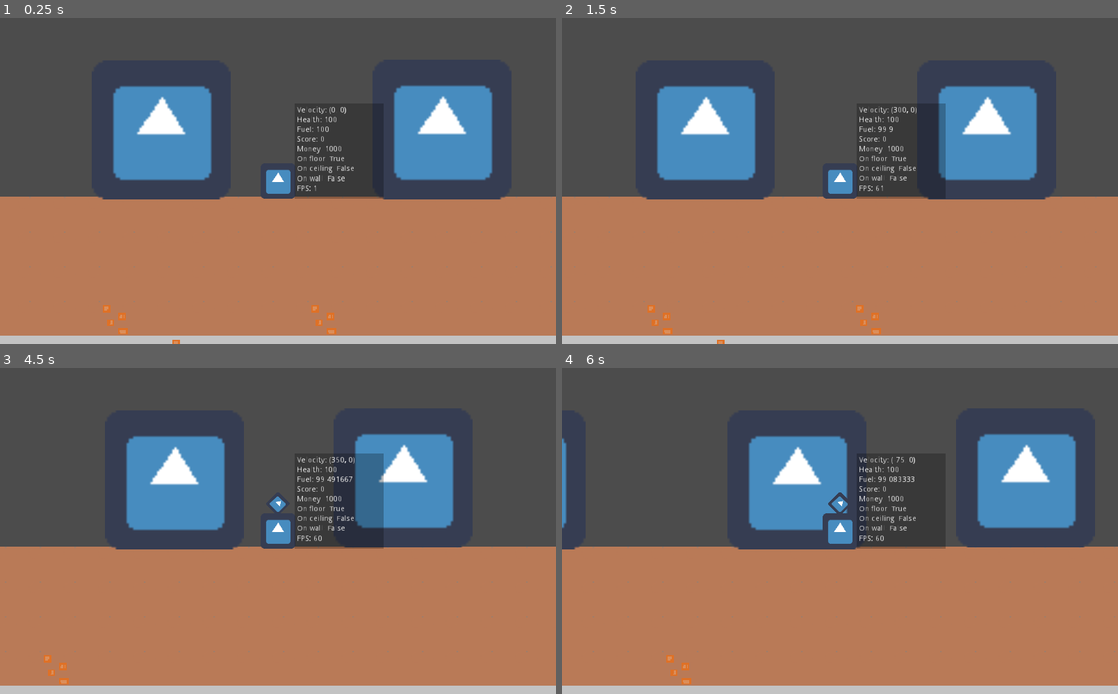
Above: before the commit, frames 1-4 (two rows, left to right).
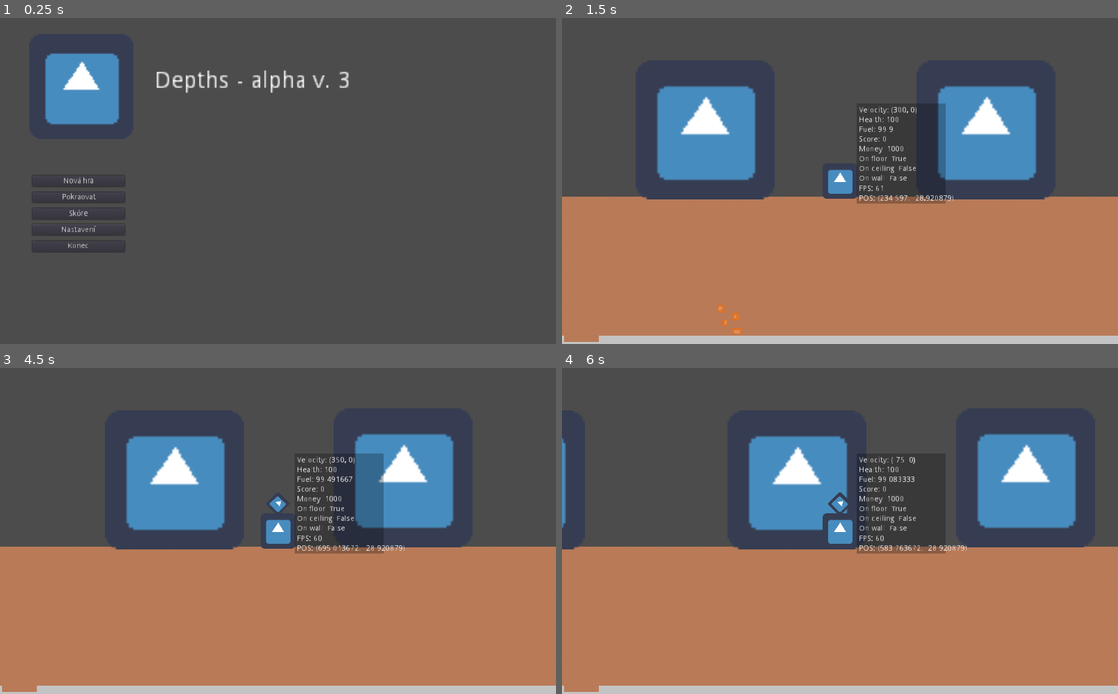
Above: after the commit, the same moments.

Repository: drabekm/Depths
Game: Godot game, scene res://Menus/MainMenu/MainMenu.tscn
Two runs of this game, one before a commit and one after it. Both use one fixed random seed, a clock stepped at 60 frames per second and the inputs below. Before the commit the project starts from res://Maps/ChunkTestWorld.tscn. The engine's default icon, where the game draws it, is replaced by a stand-in: a white triangle on a blue panel in a dark square.
Inputs (mouse positions are in pixels of both pictures, inside the frame that each line leads up to):
- Up to frame 1 (0.25 s): no input
- Up to frame 2 (1.5 s): click (639, 181) at 0.5 s, where only the run after the commit has a clickable "Nová hra"; tap Enter at 1.25 s; hold Right (ui_right) from 1.28 s (still down); hold E (function) from 1.28 s (still down)
- Up to frame 3 (4.5 s): tap Up (ui_up) at 1.52, 2.27 s; release E (function) at 2.03 s; tap E (function) at 2.1 s; release Right (ui_right) at 2.75 s; click "Sell 1" at 2.75 s; click "Sell All" at 3.5 s; tap Space at 4.25 s; hold Left (ui_left) from 4.28 s (still down); hold E (function) from 4.28 s (still down)
- Up to frame 4 (6 s): release Left (ui_left) at 5.03 s; release E (function) at 5.03 s; hold Right (ui_right) from 5.03 s (still down); tap E (function) at 5.1 s; tap Up (ui_up) at 5.27 s; tap Enter at 5.75 s; hold E (function) from 5.78 s (still down)

The runs differ from the first frame. In frame 1, 60% of the frame differs, in the area x 0-100%, y 10-100%; in frame 2, 1.1%; in frame 3, 0.6%; in frame 4, 0.7%.

Commit message:
Add TopScoreMenu, better shadows and gameOverMenu

Diff:
--- a/Entities/ChunkHandler/ChunkHandler.gd
+++ b/Entities/ChunkHandler/ChunkHandler.gd
@@ -12,6 +12,7 @@
 var deleted_blocks = {}
 
 func _ready():
+	GlobalMapData.reset()
 	chunk_containers_node = get_node("ChunkContainers")
 
 	check_chunks()
--- a/Entities/Player/Player.gd
+++ b/Entities/Player/Player.gd
@@ -22,22 +22,28 @@
 var bottomDrill
 
 var inventory
+var corner_shadow
 
 func _ready():
 	forwardDrill = get_node("ForwardDrill")
 	bottomDrill = get_node("BottomDrill")
 	inventory = get_node("../Menus/Inventory")
-
+	corner_shadow = get_node("CornerShadow")
+	PlayerData.reset()
 	set_process(true)
 	set_physics_process(true)
 
 func _process(delta):
 	update_debug_labels()
+	_update_shadow_opacity()
 
 func _physics_process(delta):
 	input()
 	_movement()
 	_subtract_fuel(delta)
+
+func _update_shadow_opacity():
+	corner_shadow.energy = min(1, position.y / 720)
 
 # Drill is represented by a raycast2D node
 # This method is used only when the player is pushing against either a wall or
@@ -94,7 +100,8 @@
 
 func _subtract_fuel(delta: float)-> void:
 	if is_moving:
-		PlayerData.fuel -= PlayerData.fuel_consumption * delta
+		PlayerData.remove_fuel(PlayerData.fuel_consumption * delta)
+#		PlayerData.fuel -= PlayerData.fuel_consumption * delta
 
 
 func _movement() -> void:
@@ -115,7 +122,8 @@
 
 func _remove_health_from_speed_collision(vertical_velocity):
 	if vertical_velocity > 300:
-			PlayerData.health -= sqrt(vertical_velocity)
+			PlayerData.remove_health(pow(vertical_velocity * 0.01, 2))
+#			PlayerData.health -= pow(vertical_velocity * 0.01, 2)
 
 func update_debug_labels() -> void:
 	get_node("DEBUG/labels/health").text = "Health: " + str(PlayerData.health)
@@ -127,3 +135,4 @@
 	get_node("DEBUG/labels/on_ceiling").text = "On ceiling: " + str(is_on_ceiling())
 	get_node("DEBUG/labels/on_wall").text = "On wall: " + str(is_on_wall())
 	get_node("DEBUG/labels/fps").text = "FPS: " + str(Engine.get_frames_per_second())
+	get_node("DEBUG/labels/position").text = "POS: " + str(self.position)
--- a/Entities/Player/Player.tscn
+++ b/Entities/Player/Player.tscn
@@ -1,8 +1,9 @@
-[gd_scene load_steps=5 format=2]
+[gd_scene load_steps=6 format=2]
 
 [ext_resource path="res://icon.png" type="Texture" id=1]
 [ext_resource path="res://Entities/Player/Player.gd" type="Script" id=2]
-[ext_resource path="res://Entities/Player/Lights/ambient.png" type="Texture" id=3]
+[ext_resource path="res://Entities/Block/Block.tscn" type="PackedScene" id=3]
+[ext_resource path="res://Entities/Player/Lights/betterShadow.png" type="Texture" id=4]
 
 [sub_resource type="RectangleShape2D" id=1]
 extents = Vector2( 27.8108, 28.8449 )
@@ -30,7 +31,7 @@
 margin_left = 31.0
 margin_top = -131.0
 margin_right = 194.0
-margin_bottom = 44.0
+margin_bottom = 54.0
 color = Color( 0, 0, 0, 0.254902 )
 __meta__ = {
 "_edit_use_anchors_": false
@@ -125,6 +126,15 @@
 "_edit_use_anchors_": false
 }
 
+[node name="position" type="Label" parent="DEBUG/labels"]
+margin_top = 162.0
+margin_right = 58.0
+margin_bottom = 176.0
+text = "POS:"
+__meta__ = {
+"_edit_use_anchors_": false
+}
+
 [node name="Camera" type="Camera2D" parent="."]
 current = true
 
@@ -136,12 +146,14 @@
 enabled = true
 cast_to = Vector2( 33, 0 )
 
-[node name="AmbientLight" type="Light2D" parent="."]
-visible = false
+[node name="CornerShadow" type="Light2D" parent="."]
 light_mask = 0
-position = Vector2( -8.409, -6.35676 )
-scale = Vector2( 1.18728, 0.627069 )
-texture = ExtResource( 3 )
-texture_scale = 4.0
-mode = 3
+position = Vector2( -1.48837, -0.129835 )
+scale = Vector2( 0.514876, 0.305492 )
+texture = ExtResource( 4 )
+texture_scale = 7.0
+mode = 2
 range_item_cull_mask = 2
+
+[node name="Block" parent="." instance=ExtResource( 3 )]
+position = Vector2( -508.594, 231.807 )
--- a/Entities/Player/PlayerData.gd
+++ b/Entities/Player/PlayerData.gd
@@ -23,18 +23,51 @@
 var score: int = 0
 var money: int = 1000
 
+signal player_dead
+
+func reset():
+	 is_alive = true
+	 is_imortal = false
+
+	 health = 100
+	 max_health = 100
+
+	 fuel = 100
+	 max_fuel = 100
+	 fuel_consumption = 0.5
+
+	 capacity = 0
+	 max_capacity = 20
+
+	 max_speed = 650 # 350
+	 acceleration = 25 # 15
+	 thurster_power = 20
+
+	 score = 0
+	 money = 1000
+
 var inventory = {
 	BlockEnums.MineralTypes.COPPER : 0,
 	BlockEnums.MineralTypes.IRON : 0,
 	BlockEnums.MineralTypes.DIAMOND : 0
 }
 
+func _process(delta):
+	if not is_alive():
+		emit_signal("player_dead")
+
+func remove_fuel(value):
+	fuel -= value
+
+func remove_health(value):
+	health -= value
+
 func add_mineral(type) -> void:
 	if type in inventory and capacity < max_capacity:
 		inventory[type] += 1
 		capacity += 1
 
-func check_if_alive() -> bool:
+func is_alive() -> bool:
 	if not is_imortal:
 		is_alive = health > 0 and fuel > 0
 
--- a/Maps/ChunkTestWorld.tscn
+++ b/Maps/ChunkTestWorld.tscn
@@ -7,6 +7,7 @@
 [ext_resource path="res://Entities/Shops/OreShop/OreShop.tscn" type="PackedScene" id=5]
 [ext_resource path="res://Entities/Shops/FuelShopNew/FuelShopNew.tscn" type="PackedScene" id=6]
 [ext_resource path="res://Entities/Shops/UpgradeShop/UpgradeShop.tscn" type="PackedScene" id=7]
+[ext_resource path="res://Menus/GameOverMenu/GameOverMenu.tscn" type="PackedScene" id=8]
 
 [node name="Node2D" type="Node2D"]
 position = Vector2( 1, 0 )
@@ -27,7 +28,7 @@
 position = Vector2( 924.997, -126.479 )
 
 [node name="Player" parent="." instance=ExtResource( 2 )]
-position = Vector2( 201.7, -41.7399 )
+position = Vector2( 202.097, -12.4722 )
 z_index = 1
 
 [node name="Menus" type="CanvasLayer" parent="."]
@@ -36,4 +37,7 @@
 
 [node name="PauseMenu" parent="Menus" instance=ExtResource( 4 )]
 
+[node name="GameOverMenu" parent="Menus" instance=ExtResource( 8 )]
+visible = false
+
 [node name="HUD" type="CanvasLayer" parent="."]
--- /dev/null
+++ b/Menus/GameOverMenu/GameOverMenu.gd
@@ -0,0 +1,27 @@
+extends Control
+
+func _ready():
+	PlayerData.connect("player_dead", self, "_on_player_dead")
+	get_node("Panel/CenterContainer/VBoxContainer/Score/Value").text = str(PlayerData.score)
+
+
+func _on_player_dead():
+	_show()
+
+func _show():
+	get_tree().paused = true
+	self.visible = true
+
+func _hide():
+	get_tree().paused = false
+	self.visible = false
+
+
+func _on_btnSave_pressed():
+	get_tree().paused = false
+	get_tree().change_scene_to(load("res://Menus/TopScoreMenu/TopScore.tscn"))
+
+
+func _on_btnNoSave_pressed():
+	get_tree().paused = false
+	get_tree().change_scene_to(load("res://Menus/MainMenu/MainMenu.tscn"))
--- /dev/null
+++ b/Menus/GameOverMenu/GameOverMenu.tscn
@@ -0,0 +1,136 @@
+[gd_scene load_steps=4 format=2]
+
+[ext_resource path="res://Menus/GameOverMenu/testTexture.png" type="Texture" id=1]
+[ext_resource path="res://Menus/GameOverMenu/GameOverMenu.gd" type="Script" id=2]
+
+[sub_resource type="StyleBoxTexture" id=1]
+texture = ExtResource( 1 )
+region_rect = Rect2( 0, 0, 32, 32 )
+
+[node name="GameOverMenu" type="Control"]
+pause_mode = 2
+anchor_right = 1.0
+anchor_bottom = 1.0
+script = ExtResource( 2 )
+__meta__ = {
+"_edit_use_anchors_": false
+}
+
+[node name="Panel" type="Panel" parent="."]
+anchor_left = 0.5
+anchor_top = 0.5
+anchor_right = 0.5
+anchor_bottom = 0.5
+margin_left = -131.5
+margin_top = -189.5
+margin_right = 131.5
+margin_bottom = 189.5
+custom_styles/panel = SubResource( 1 )
+
+[node name="CenterContainer" type="CenterContainer" parent="Panel"]
+anchor_left = 0.5
+anchor_top = 0.5
+anchor_right = 0.5
+anchor_bottom = 0.5
+margin_left = -79.5
+margin_top = -123.0
+margin_right = 79.5
+margin_bottom = 123.0
+__meta__ = {
+"_edit_use_anchors_": false
+}
+
+[node name="VBoxContainer" type="VBoxContainer" parent="Panel/CenterContainer"]
+margin_right = 159.0
+margin_bottom = 246.0
+custom_constants/separation = 30
+
+[node name="Title" type="Label" parent="Panel/CenterContainer/VBoxContainer"]
+margin_right = 159.0
+margin_bottom = 14.0
+text = "Game over"
+align = 1
+
+[node name="Score" type="HBoxContainer" parent="Panel/CenterContainer/VBoxContainer"]
+margin_top = 44.0
+margin_right = 159.0
+margin_bottom = 58.0
+alignment = 1
+
+[node name="Title" type="Label" parent="Panel/CenterContainer/VBoxContainer/Score"]
+margin_right = 77.0
+margin_bottom = 14.0
+size_flags_horizontal = 3
+text = "Score: "
+
+[node name="Value" type="Label" parent="Panel/CenterContainer/VBoxContainer/Score"]
+margin_left = 81.0
+margin_right = 159.0
+margin_bottom = 14.0
+size_flags_horizontal = 3
+text = "123456"
+align = 2
+
+[node name="Time" type="HBoxContainer" parent="Panel/CenterContainer/VBoxContainer"]
+margin_top = 88.0
+margin_right = 159.0
+margin_bottom = 102.0
+alignment = 1
+
+[node name="Title" type="Label" parent="Panel/CenterContainer/VBoxContainer/Time"]
+margin_right = 77.0
+margin_bottom = 14.0
+size_flags_horizontal = 3
+text = "Time:"
+
+[node name="Value" type="Label" parent="Panel/CenterContainer/VBoxContainer/Time"]
+margin_left = 81.0
+margin_right = 159.0
+margin_bottom = 14.0
+size_flags_horizontal = 3
+text = "2h 45m 20s"
+align = 2
+
+[node name="MaxDepth" type="HBoxContainer" parent="Panel/CenterContainer/VBoxContainer"]
+margin_top = 132.0
+margin_right = 159.0
+margin_bottom = 146.0
+alignment = 1
+
+[node name="Title" type="Label" parent="Panel/CenterContainer/VBoxContainer/MaxDepth"]
+margin_right = 77.0
+margin_bottom = 14.0
+size_flags_horizontal = 3
+text = "Max depth:"
+
+[node name="Value" type="Label" parent="Panel/CenterContainer/VBoxContainer/MaxDepth"]
+margin_left = 81.0
+margin_right = 159.0
+margin_bottom = 14.0
+size_flags_horizontal = 3
+text = "1050 m"
+align = 2
+
+[node name="btnSave" type="Button" parent="Panel/CenterContainer/VBoxContainer"]
+margin_top = 176.0
+margin_right = 159.0
+margin_bottom = 196.0
+text = "Ulozit skóre"
+
+[node name="btnNoSave" type="Button" parent="Panel/CenterContainer/VBoxContainer"]
+margin_top = 226.0
+margin_right = 159.0
+margin_bottom = 246.0
+text = "Pokracovat bez uložzení"
+
+[node name="ColorRect" type="ColorRect" parent="Panel/CenterContainer"]
+margin_left = 79.0
+margin_top = 123.0
+margin_right = 79.0
+margin_bottom = 123.0
+color = Color( 0.470588, 0.231373, 0.231373, 1 )
+__meta__ = {
+"_edit_use_anchors_": false
+}
+[connection signal="pressed" from="Panel/CenterContainer/VBoxContainer/btnSave" to="." method="_on_btnSave_pressed"]
+[connection signal="pressed" from="Panel/CenterContainer/VBoxContainer/btnNoSave" to="." method="_on_btnNoSave_pressed"]
--- a/Menus/Inventory/Inventory.tscn
+++ b/Menus/Inventory/Inventory.tscn
@@ -53,9 +53,8 @@
 margin_bottom = 40.0
 
 [node name="MaxCapacity" type="Label" parent="CenterContainer/Rows/Center2"]
-margin_left = 5.0
 margin_top = 13.0
-margin_right = 91.0
+margin_right = 86.0
 margin_bottom = 27.0
 text = "Max capacity:"
 
@@ -64,9 +63,8 @@
 margin_bottom = 40.0
 
 [node name="CurCapacity" type="Label" parent="CenterContainer/Rows/Center3"]
-margin_left = -29.0
 margin_top = 13.0
-margin_right = 68.0
+margin_right = 97.0
 margin_bottom = 27.0
 text = "Currently used:"
 
--- a/Menus/MainMenu/MainMenu.gd
+++ b/Menus/MainMenu/MainMenu.gd
@@ -20,7 +20,7 @@
 
 
 func _on_Scores_pressed():
-	pass # Replace with function body.
+	get_tree().change_scene_to(load("res://Menus/TopScoreMenu/TopScore.tscn"))
 
 
 func _on_Settings_pressed():
--- /dev/null
+++ b/Menus/TopScoreMenu/TopScore.gd
@@ -0,0 +1,74 @@
+extends Control
+
+var score_line = preload("res://Menus/TopScoreMenu/TopScoreLine.tscn")
+var score_line_container
+
+var page: int = 0
+# Called when the node enters the scene tree for the first time.
+func _ready():
+	$HTTPRequest.connect("request_completed", self, "_on_score_request_completed")
+
+	score_line_container = get_node("MarginContainer/VBoxContainer/ScoreContainer")
+	_make_score_request()
+
+func _make_score_request():
+	$HTTPRequest.request("http://www.drabas.cz/depths/loadScore.php?page=" + str(page))
+
+func _on_score_request_completed(http_result, response_code, headers, body):
+	var old_score_lines = score_line_container.get_children()
+	for old_score_line in old_score_lines:
+		old_score_line.queue_free()
+
+	body = body.get_string_from_utf8()
+	if body != "No record":
+		var results = JSON.parse(body).result
+		for result_item in results:
+			var score = result_item["ScoreValue"]
+			var name = result_item["ScorePlayerName"]
+			var score_line_instance = score_line.instance()
+			score_line_instance.set_data(name, score, 0, 123)
+			score_line_container.add_child(score_line_instance)
+
+	_enable_buttons()
+
+func _update_title():
+	get_node("MarginContainer/VBoxContainer/Title").text = "Top Score - page: " + str(page + 1)
+
+
+func _disable_buttons():
+	var buttons = get_node("MarginContainer/VBoxContainer/Buttons").get_children()
+	for button in buttons:
+		button.disabled = true
+
+func _enable_buttons():
+	var buttons = get_node("MarginContainer/VBoxContainer/Buttons").get_children()
+	for button in buttons:
+		button.disabled = false
+
+
+func _on_btnFirst_pressed():
+	_disable_buttons()
+	page = 0
+	_update_title()
+	_make_score_request()
+
+func _on_btnPrev_pressed():
+	if page > 0:
+		_disable_buttons()
+		page -= 1
+		_make_score_request()
+		_update_title()
+
+func _on_btnNext_pressed():
+	# todo: get max page count
+	_disable_buttons()
+	page += 1
+	_make_score_request()
+	_update_title()
+
+func _on_btnLast_pressed():
+	_disable_buttons()
+	_make_score_request()
+
+func _on_btnExit_pressed():
+	get_tree().change_scene_to(load("res://Menus/MainMenu/MainMenu.tscn"))
--- /dev/null
+++ b/Menus/TopScoreMenu/TopScore.tscn
@@ -0,0 +1,96 @@
+[gd_scene load_steps=2 format=2]
+
+[ext_resource path="res://Menus/TopScoreMenu/TopScore.gd" type="Script" id=1]
+
+[node name="TopScore" type="Control"]
+anchor_right = 1.0
+anchor_bottom = 1.0
+script = ExtResource( 1 )
+__meta__ = {
+"_edit_use_anchors_": false
+}
+
+[node name="MarginContainer" type="MarginContainer" parent="."]
+anchor_right = 1.0
+anchor_bottom = 1.0
+custom_constants/margin_right = 20
+custom_constants/margin_top = 20
+custom_constants/margin_left = 20
+custom_constants/margin_bottom = 20
+__meta__ = {
+"_edit_use_anchors_": false
+}
+
+[node name="VBoxContainer" type="VBoxContainer" parent="MarginContainer"]
+margin_left = 20.0
+margin_top = 20.0
+margin_right = 1004.0
+margin_bottom = 580.0
+custom_constants/separation = 30
+__meta__ = {
+"_edit_use_anchors_": false
+}
+
+[node name="Title" type="Label" parent="MarginContainer/VBoxContainer"]
+margin_right = 984.0
+margin_bottom = 14.0
+text = "Top score - page 1"
+align = 1
+
+[node name="ScoreContainer" type="VBoxContainer" parent="MarginContainer/VBoxContainer"]
+margin_top = 44.0
+margin_right = 984.0
+margin_bottom = 44.0
+
+[node name="Buttons" type="HBoxContainer" parent="MarginContainer/VBoxContainer"]
+margin_top = 450.0
+margin_right = 984.0
+margin_bottom = 480.0
+size_flags_vertical = 10
+custom_constants/separation = 50
+
+[node name="btnFirst" type="Button" parent="MarginContainer/VBoxContainer/Buttons"]
+margin_right = 208.0
+margin_bottom = 30.0
+rect_min_size = Vector2( 0, 30 )
+size_flags_horizontal = 3
+text = "First"
+
+[node name="btnPrev" type="Button" parent="MarginContainer/VBoxContainer/Buttons"]
+margin_left = 258.0
+margin_right = 466.0
+margin_bottom = 30.0
+rect_min_size = Vector2( 0, 30 )
+size_flags_horizontal = 3
+text = "Previous"
+
+[node name="btnNext" type="Button" parent="MarginContainer/VBoxContainer/Buttons"]
+margin_left = 516.0
+margin_right = 724.0
+margin_bottom = 30.0
+rect_min_size = Vector2( 0, 30 )
+size_flags_horizontal = 3
+text = "Next"
+
+[node name="btnLast" type="Button" parent="MarginContainer/VBoxContainer/Buttons"]
+margin_left = 774.0
+margin_right = 984.0
+margin_bottom = 30.0
+rect_min_size = Vector2( 0, 30 )
+size_flags_horizontal = 3
+text = "last"
+
+[node name="btnExit" type="Button" parent="MarginContainer/VBoxContainer"]
+margin_top = 510.0
+margin_right = 984.0
+margin_bottom = 560.0
+rect_min_size = Vector2( 0, 50 )
+size_flags_vertical = 0
+text = "Exit"
+
+[node name="HTTPRequest" type="HTTPRequest" parent="."]
+[connection signal="pressed" from="MarginContainer/VBoxContainer/Buttons/btnFirst" to="." method="_on_btnFirst_pressed"]
+[connection signal="pressed" from="MarginContainer/VBoxContainer/Buttons/btnPrev" to="." method="_on_btnPrev_pressed"]
+[connection signal="pressed" from="MarginContainer/VBoxContainer/Buttons/btnNext" to="." method="_on_btnNext_pressed"]
+[connection signal="pressed" from="MarginContainer/VBoxContainer/Buttons/btnLast" to="." method="_on_btnLast_pressed"]
+[connection signal="pressed" from="MarginContainer/VBoxContainer/btnExit" to="." method="_on_btnExit_pressed"]
--- /dev/null
+++ b/Menus/TopScoreMenu/TopScoreLine.gd
@@ -0,0 +1,17 @@
+extends HBoxContainer
+
+
+# Declare member variables here. Examples:
+# var a = 2
+# var b = "text"
+
+
+# Called when the node enters the scene tree for the first time.
+func _ready():
+	pass # Replace with function body.
+
+func set_data(player_name, player_score, player_depth, player_time):
+	get_node("Name").text = str(player_name)
+	get_node("Score").text = str(player_score)
+	get_node("MaxDepth").text = str(player_depth)
+	get_node("Time").text = str(player_time)
--- /dev/null
+++ b/Menus/TopScoreMenu/TopScoreLine.tscn
@@ -0,0 +1,47 @@
+[gd_scene load_steps=2 format=2]
+
+[ext_resource path="res://Menus/TopScoreMenu/TopScoreLine.gd" type="Script" id=1]
+
+[node name="TopScoreInfo" type="HBoxContainer"]
+anchor_right = 1.0
+anchor_bottom = 1.0
+custom_constants/separation = 20
+script = ExtResource( 1 )
+__meta__ = {
+"_edit_use_anchors_": false
+}
+
+[node name="Name" type="Label" parent="."]
+margin_top = 293.0
+margin_right = 241.0
+margin_bottom = 307.0
+size_flags_horizontal = 3
+text = "Testname"
+align = 1
+
+[node name="Score" type="Label" parent="."]
+margin_left = 261.0
+margin_top = 293.0
+margin_right = 502.0
+margin_bottom = 307.0
+size_flags_horizontal = 3
+text = "45648"
+align = 1
+
+[node name="MaxDepth" type="Label" parent="."]
+margin_left = 522.0
+margin_top = 293.0
+margin_right = 763.0
+margin_bottom = 307.0
+size_flags_horizontal = 3
+text = "456786m"
+align = 1
+
+[node name="Time" type="Label" parent="."]
+margin_left = 783.0
+margin_top = 293.0
+margin_right = 1024.0
+margin_bottom = 307.0
+size_flags_horizontal = 3
+text = "12:12:12"
+align = 1
--- a/Singletons/GlobalMapData.gd
+++ b/Singletons/GlobalMapData.gd
@@ -45,3 +45,10 @@
 		var test = deleted_blocks.get(chunk_name)
 		return deleted_blocks.get(chunk_name)
 	return []
+
+func reset():
+	deleted_blocks = {}
+	randomize()
+	ore_noise.seed = randi()
+	randomize()
+	helper_ore_noise.seed = randi()
--- a/project.godot
+++ b/project.godot
@@ -16,7 +16,7 @@
 [application]
 
 config/name="Depths"
-run/main_scene="res://Maps/ChunkTestWorld.tscn"
+run/main_scene="res://Menus/MainMenu/MainMenu.tscn"
 config/icon="res://icon.png"
 
 [autoload]
Binary file added: Entities/Player/Lights/betterShadow.png
Not shown, added: Entities/Player/Lights/betterShadow.png.import
Not shown: 1 places in Maps/ChunkTestWorld.tscn that only renumber resources
Binary file added: Menus/GameOverMenu/testTexture.png
Not shown, added: Menus/GameOverMenu/testTexture.png.import
